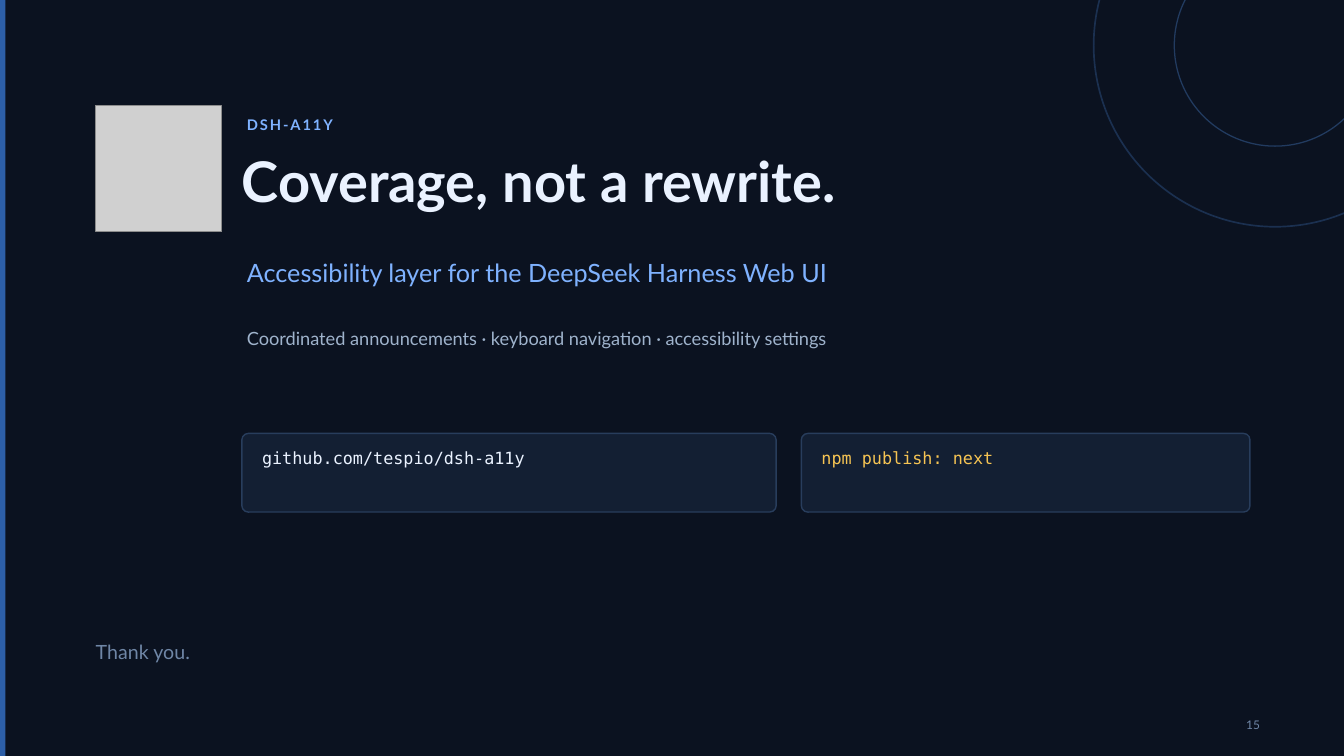
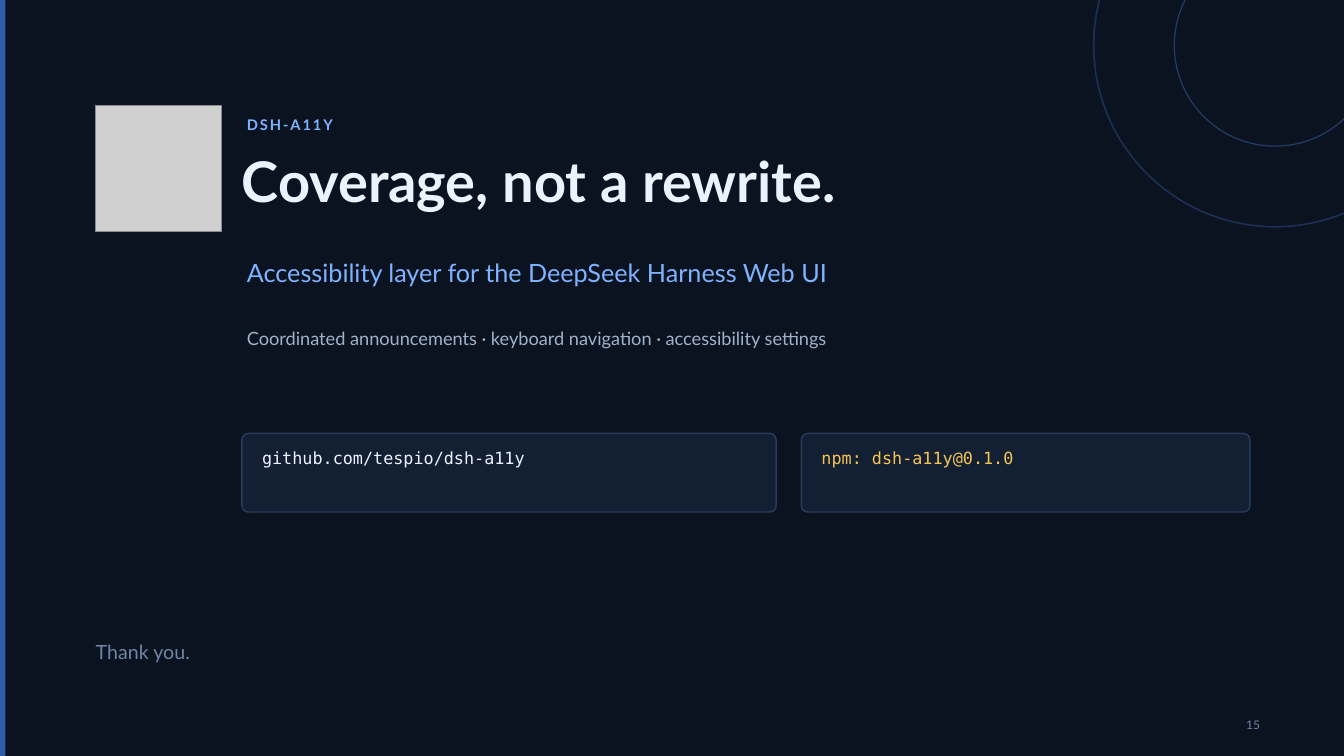
Before and after one commit to tespio/dsh-a11y, a slide deck: slide 15 of docs/dsh-a11y-presentation.pptx. Drawn at 1344x756 pixels with LibreOffice and Linux fonts; fonts in the diff are those of the drawing; grey boxes stand for pictures. Boxes give left, top, right and bottom in pixels: in the first picture for what was removed or moved away, otherwise in the second. Text is boxed around its words. In the diff, an @@ line names an element or a change of style, - is before the commit and + after.

```diff
--- a/docs/dsh-a11y-presentation.pptx
+++ b/docs/dsh-a11y-presentation.pptx
@@ text at bbox=[821, 451, 1013, 468]: text changed @@
-npm publish: next
+npm: dsh-a11y@0.1.0
```
Also in this commit, not shown: 1 other slide changed, 2 other files.
